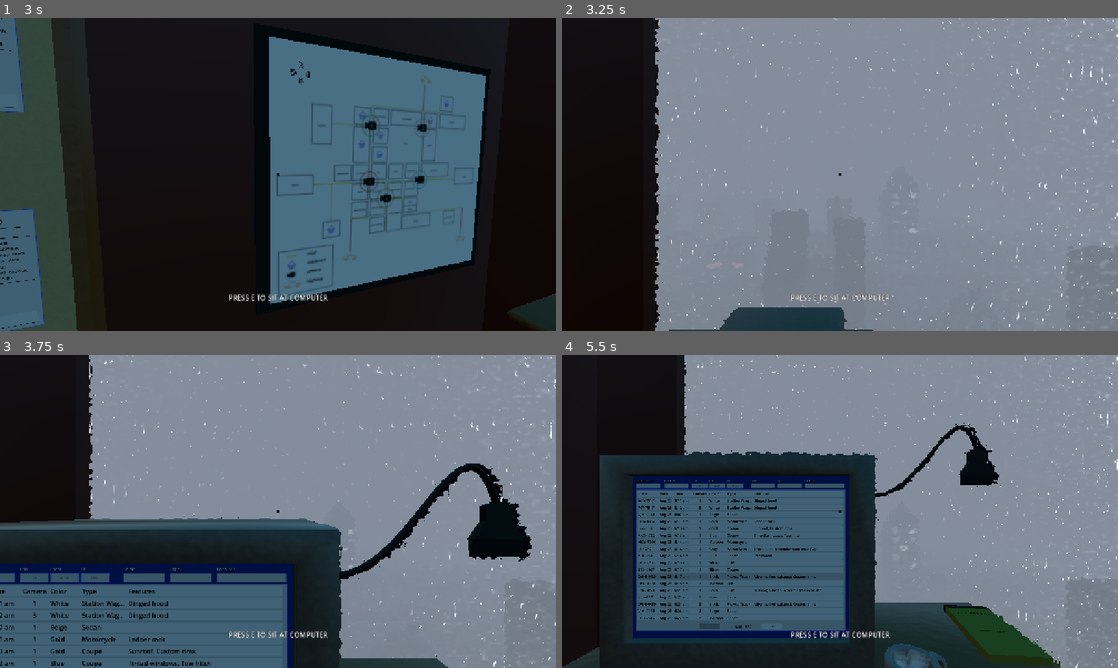
Above: before the commit, frames 1-4 (two rows, left to right).
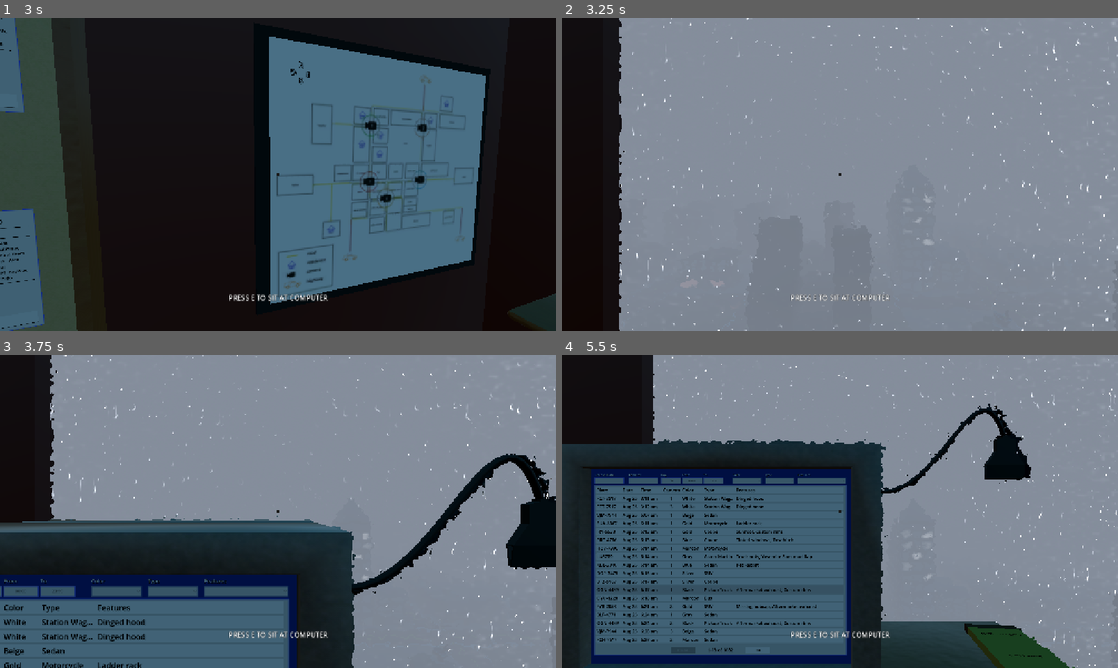
Above: after the commit, the same moments.

Repository: Ciph3rzer0/brackeys-2026.2-trust-no-one
Game: Godot game, scene res://scenes/city.tscn
Two runs of this game, one before a commit and one after it. Both use one fixed random seed, a clock stepped at 60 frames per second and the inputs below.
Inputs (mouse positions are in pixels of both pictures, inside the frame that each line leads up to):
- Up to frame 1 (3 s): tap Enter at 0.5 s; move the mouse to (400, 158) at 0.52 s; hold D (pc_right) 0.53-1.28 s; hold E (pc_interact) 0.53-1.28 s; click (400, 158) at 0.67 s; tap Space at 0.77, 1.07, 1.52, 1.82 s; move the mouse to (250, 174) at 1.27 s; hold W (pc_forward) from 1.28 s (still down); tap E (pc_interact) at 1.35, 2.3 s; click (250, 174) at 1.42 s; move the mouse to (289, 168) at 2.02 s; hold Ctrl 2.03-2.78 s; click (289, 168) at 2.17 s; move the mouse to (272, 180) at 2.77 s; tap Shift at 2.85 s; click (272, 180) at 2.92 s
- Up to frame 2 (3.25 s): keep holding W (pc_forward); tap Space at 3.02 s; tap E (pc_interact) at 3.05 s
- Up to frame 3 (3.75 s): keep holding W (pc_forward); tap Space at 3.32 s; tap E (pc_interact) at 3.5 s; move the mouse to (316, 514) at 3.52 s; hold E (pc_interact) from 3.53 s (still down); click (316, 514) at 3.67 s
- Up to frame 4 (5.5 s): keep holding W (pc_forward); tap Space at 3.77, 4.07, 4.52, 4.82 s; tap Escape (ui_cancel) at 4.15 s; move the mouse to (795, 508) at 4.27 s; release E (pc_interact) at 4.28 s; tap E (pc_interact) at 4.35, 5, 5.3 s; click (795, 508) at 4.42 s; move the mouse to (845, 511) at 5.02 s; hold Ctrl from 5.03 s (still down); click (845, 511) at 5.17 s

Frame 1 is identical in both runs. In frame 2, 9.5% of the frame differs, in the area x 10-100%, y 0-100%; in frame 3, 19%; in frame 4, 25%, in the area x 0-100%, y 0-100%.

Commit message:
fix: interaction polish and remove free look prompt when sitting

Diff:
--- a/scenes/player.tscn
+++ b/scenes/player.tscn
@@ -40,7 +40,7 @@
 cull_mask = 32767
 
 [node name="InteractionRay" type="RayCast3D" parent="Camera3D" unique_id=1399246955]
-target_position = Vector3(0, 0, -2.5)
+target_position = Vector3(0, 0, -3)
 collision_mask = 108
 
 [node name="HeldReportAnchor" type="Node3D" parent="Camera3D" unique_id=387417500]
--- a/scenes/report_clamp.tscn
+++ b/scenes/report_clamp.tscn
@@ -5,7 +5,7 @@
 [ext_resource type="AudioStream" uid="uid://df0no6x57akfx" path="res://assets/audio/sfx/computerAction-2.wav" id="3_report_sound"]
 
 [sub_resource type="BoxShape3D" id="BoxShape3D_clamp"]
-size = Vector3(0.42, 0.32, 0.12)
+size = Vector3(0.42, 0.53060055, 0.12)
 
 [node name="ReportClamp" type="StaticBody3D" unique_id=374785967 groups=["Interactable"]]
 collision_layer = 65
@@ -25,5 +25,5 @@
 transform = Transform3D(-1, 0, -8.742278e-08, 0, 1, 0, 8.742278e-08, 0, -1, 0, 0.1, -0.05)
 
 [node name="CollisionShape3D" type="CollisionShape3D" parent="." unique_id=1990760561]
-transform = Transform3D(1, 0, 0, 0, 1, 0, 0, 0, 1, -0.01, 0.04, 0)
+transform = Transform3D(1, 0, 0, 0, 1, 0, 0, 0, 1, -0.01, -0.06530028, 0)
 shape = SubResource("BoxShape3D_clamp")
--- a/scripts/player.gd
+++ b/scripts/player.gd
@@ -48,12 +48,12 @@
 		Input.set_mouse_mode(Input.MOUSE_MODE_CAPTURED)
 
 func _input(event: InputEvent) -> void:
-	# if event.is_action_pressed("ui_cancel"):
-	# 	set_mouse_free(!is_mouse_free)
-	# 	if _mounted_object and !is_mouse_free:
-	# 		_release_input_viewport_focus()
-	# 	get_viewport().set_input_as_handled()
-	# 	return
+	if false && event.is_action_pressed("ui_cancel"):
+		set_mouse_free(!is_mouse_free)
+		if _mounted_object and !is_mouse_free:
+			_release_input_viewport_focus()
+		get_viewport().set_input_as_handled()
+		return
 
 	if is_mouse_free: return
 	if event is InputEventMouseMotion:
@@ -166,7 +166,7 @@
 	var previous_mount := _mounted_object
 	_mounted_object = null
 	_release_input_viewport_focus()
-	change_fov(75.0, 0.05)
+	change_fov(65.0, 0.05)
 	set_mouse_free(false)
 	$InteractionUI/GetUpButton.visible = false
 	if previous_mount:
@@ -202,14 +202,8 @@
 	var interactable := get_faced_interactable()
 	var available_mount := get_available_mount() if !_mounted_object else null
 	var prompt_target: Node = interactable if interactable else available_mount
-	if _mounted_object:
-		interaction_prompt.visible = true
-		if is_mouse_free:
-			interaction_prompt.text = "tab — free look"
-		else:
-			interaction_prompt.text = "wasd — stand up    tab — use cursor"
-	else:
-		interaction_prompt.visible = !is_mouse_free and prompt_target != null
+
+	interaction_prompt.visible = !is_mouse_free and prompt_target != null
 	if interaction_prompt.visible and !_mounted_object:
 		if prompt_target.has_method("get_interaction_text"):
 			interaction_prompt.text = prompt_target.get_interaction_text(self)
@@ -280,13 +274,17 @@
 	if !holder.place_report(report):
 		return false
 
+	_release_held_report()
+	return true
+
+
+func _release_held_report():
 	held_report = null
 
 	# Turn on Report collision
 	interaction_ray.set_collision_mask_value(3, true)
 	# Turn off Report Slot collision
 	interaction_ray.set_collision_mask_value(7, false)
-	return true
 
 func fax_held_report() -> bool:
 	if !held_report:
@@ -304,6 +302,8 @@
 	print("report faxed: ", report.get_report_title())
 	QuestSystem.submit_faxed_report(report, quest, submitted_plate)
 	print("report ", report)
+
+	_release_held_report()
 	report.queue_free()
 
 	return true
